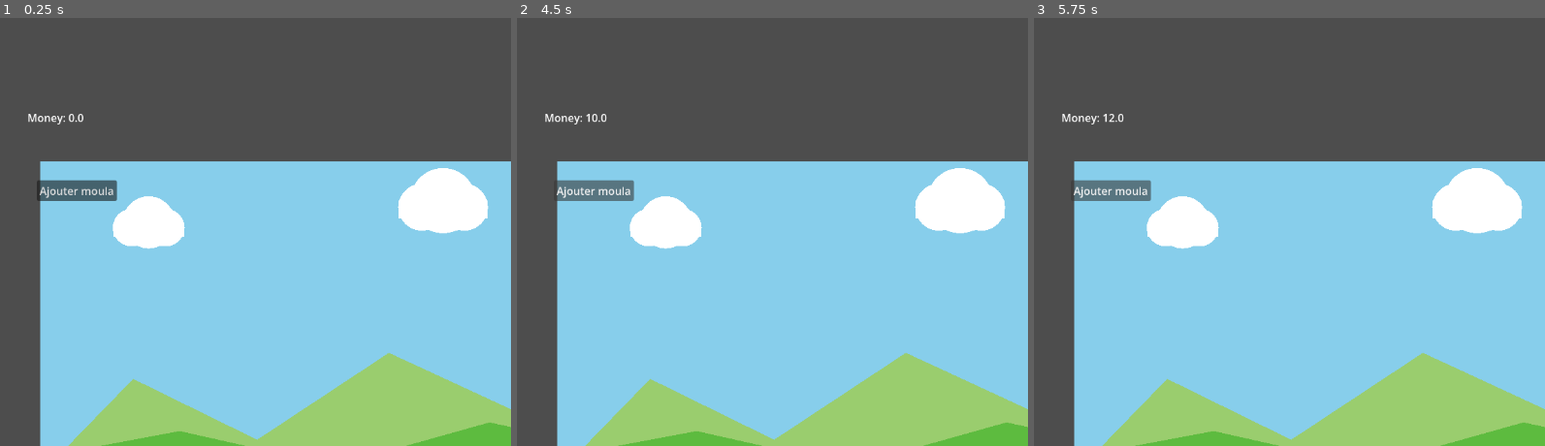
Above: before the commit, frames 1-3 (left to right).
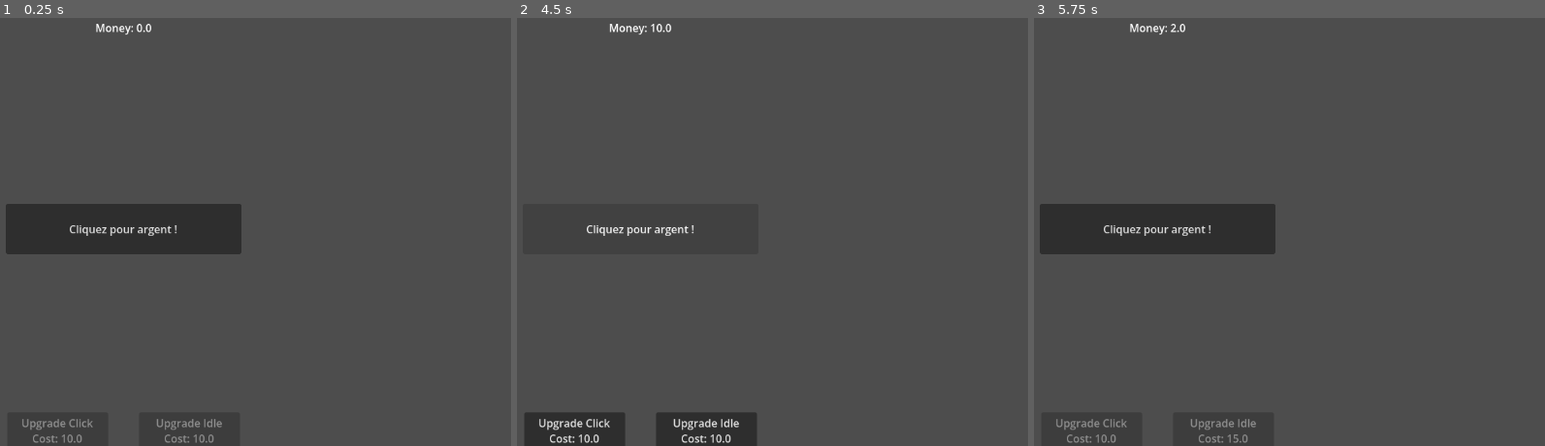
Above: after the commit, the same moments.

Repository: XeyNox/Snakdle
Game: Godot game, scene res://Scenes/Main.tscn
The game is run twice, just before and just after one commit, with the same random seed, the same clock (stepped at 60 frames per second) and the same inputs.
Inputs:
- Up to frame 1 (0.25 s): no input
- Up to frame 2 (4.5 s): click "Ajouter moula" (after the commit: "Cliquez pour argent !") at 0.5 s; click "Ajouter moula" (after the commit: "Cliquez pour argent !") at 1.25 s; click "Ajouter moula" (after the commit: "Cliquez pour argent !") at 2 s; tap Enter at 2.75, 4.25 s; tap Space at 3.5 s
- Up to frame 3 (5.75 s): click "Ajouter moula" (after the commit: "Upgrade Idle Cost: 10.0") at 5 s

The runs differ from the first frame. In frame 1, 62% of the frame differs, in the area x 1-100%, y 1-100%; in frame 2, 62%; in frame 3, 62%.

Commit message:
Ajout des uppgrades de l'IDLE

Diff:
--- a/Scenes/Main.tscn
+++ b/Scenes/Main.tscn
@@ -1,37 +1,69 @@
 [gd_scene format=3 uid="uid://b4o480kiumhhj"]
 
-[ext_resource type="Script" uid="uid://8gdscm58a7u" path="res://Scripts/background.gd" id="1_r150o"]
-[ext_resource type="Script" uid="uid://bugott2csejag" path="res://Scenes/GameManager.gd" id="2_idj7w"]
-[ext_resource type="Script" uid="uid://buwe6edoa38so" path="res://Scenes/label.gd" id="3_kln2b"]
-[ext_resource type="Script" uid="uid://vjtwj8505nt8" path="res://Scenes/button.gd" id="4_rgh2o"]
+[ext_resource type="Script" uid="uid://bugott2csejag" path="res://Scripts/GameManager.gd" id="1_idj7w"]
+[ext_resource type="Script" uid="uid://buwe6edoa38so" path="res://Scripts/label.gd" id="2_kln2b"]
+[ext_resource type="Script" uid="uid://vjtwj8505nt8" path="res://Scripts/button.gd" id="2_rgh2o"]
+[ext_resource type="Script" uid="uid://b15kwqfo8jd8p" path="res://Scripts/button_upp_idle.gd" id="4_rgh2o"]
+[ext_resource type="Script" uid="uid://bj5ll5xomockr" path="res://Scripts/button_upp_click.gd" id="5_pbw6q"]
 
 [node name="Main" type="Node2D" unique_id=1249350998]
 position = Vector2(452, 224)
 
-[node name="background" type="Node2D" parent="." unique_id=1152837503]
-script = ExtResource("1_r150o")
-
 [node name="GameManager" type="Node" parent="." unique_id=2038496110]
-script = ExtResource("2_idj7w")
+script = ExtResource("1_idj7w")
 
 [node name="CanvasLayer" type="CanvasLayer" parent="." unique_id=544584215]
 
-[node name="Button" type="Button" parent="CanvasLayer" unique_id=1183886952]
-offset_left = 447.0
-offset_top = 252.0
-offset_right = 566.0
-offset_bottom = 283.0
-text = "Ajouter moula"
-script = ExtResource("4_rgh2o")
+[node name="IdleButton" type="Button" parent="CanvasLayer" unique_id=1183886952]
+custom_minimum_size = Vector2(350, 75)
+anchors_preset = 8
+anchor_left = 0.5
+anchor_top = 0.5
+anchor_right = 0.5
+anchor_bottom = 0.5
+offset_left = -125.0
+offset_top = -37.5
+offset_right = 125.0
+offset_bottom = 37.5
+grow_horizontal = 2
+grow_vertical = 2
+text = "Cliquez pour argent !"
+script = ExtResource("2_rgh2o")
 metadata/_edit_use_anchors_ = true
 
-[node name="Label" type="Label" parent="CanvasLayer" unique_id=1017743791]
+[node name="Moula_value" type="Label" parent="CanvasLayer" unique_id=1017743791]
+custom_minimum_size = Vector2(300, 50)
+anchors_preset = 5
+anchor_left = 0.5
+anchor_right = 0.5
+offset_left = -0.5
+offset_right = 0.5
+offset_bottom = 23.0
+grow_horizontal = 2
+horizontal_alignment = 1
+vertical_alignment = 1
+script = ExtResource("2_kln2b")
+metadata/_edit_use_anchors_ = true
+
+[node name="ButtonUppIdle" type="Button" parent="CanvasLayer" unique_id=463472120]
+custom_minimum_size = Vector2(150, 50)
 anchors_preset = -1
-anchor_right = 0.072916664
-anchor_bottom = 0.047839507
-offset_left = 433.0
-offset_top = 147.0
-offset_right = 473.0
-offset_bottom = 170.0
-script = ExtResource("3_kln2b")
-metadata/_edit_use_anchors_ = true
+anchor_left = 0.52
+anchor_top = 1.0
+anchor_right = 0.52
+anchor_bottom = 1.0
+offset_top = -50.0
+text = "Améliorer clics"
+script = ExtResource("4_rgh2o")
+
+[node name="ButtonUppClick" type="Button" parent="CanvasLayer" unique_id=189751916]
+custom_minimum_size = Vector2(150, 50)
+anchors_preset = -1
+anchor_left = 0.35
+anchor_top = 1.0
+anchor_right = 0.35
+anchor_bottom = 1.0
+offset_top = -50.0
+offset_right = 150.0
+text = "Améliorer Idle"
+script = ExtResource("5_pbw6q")
--- /dev/null
+++ b/Scripts/GameManager.gd
@@ -0,0 +1,23 @@
+extends Node
+
+var money: float = 0.0
+var money_per_second: float = 1.0
+var money_per_click: float = 1.0
+
+var idle_upgrade_cost: float = 10.0
+var click_upgrade_cost: float = 10.0
+
+func _process(delta):
+	money += money_per_second * delta
+
+func buy_idle_upgrade():
+	if money >= idle_upgrade_cost:
+		money -= idle_upgrade_cost
+		money_per_second += 0.5
+		idle_upgrade_cost *= 1.5
+
+func buy_click_upgrade():
+	if money >= click_upgrade_cost:
+		money -= click_upgrade_cost
+		money_per_click += 0.5
+		click_upgrade_cost *= 1.5
--- /dev/null
+++ b/Scripts/button.gd
@@ -0,0 +1,7 @@
+extends Button
+
+func _ready():
+	pressed.connect(_on_pressed)
+
+func _on_pressed():
+	GameManager.money += GameManager.money_per_click
--- /dev/null
+++ b/Scripts/button_upp_click.gd
@@ -0,0 +1,11 @@
+extends Button
+
+func _ready():
+	pressed.connect(_on_pressed)
+
+func _process(_delta):
+	text = "Upgrade Click\nCost: " + str(floor(GameManager.click_upgrade_cost))
+	disabled = GameManager.money < GameManager.click_upgrade_cost
+
+func _on_pressed():
+	GameManager.buy_click_upgrade()
--- /dev/null
+++ b/Scripts/button_upp_idle.gd
@@ -0,0 +1,11 @@
+extends Button
+
+func _ready():
+	pressed.connect(_on_pressed)
+
+func _process(_delta):
+	text = "Upgrade Idle\nCost: " + str(floor(GameManager.idle_upgrade_cost))
+	disabled = GameManager.money < GameManager.idle_upgrade_cost
+
+func _on_pressed():
+	GameManager.buy_idle_upgrade()
--- /dev/null
+++ b/Scripts/label.gd
@@ -0,0 +1,4 @@
+extends Label
+
+func _process(_delta):
+	text = "Money: " + str(floor(GameManager.money))
Not shown, added: Scripts/GameManager.gd.uid
Not shown, added: Scripts/button.gd.uid
Not shown, added: Scripts/button_upp_click.gd.uid
Not shown, added: Scripts/button_upp_idle.gd.uid
Not shown, added: Scripts/label.gd.uid
